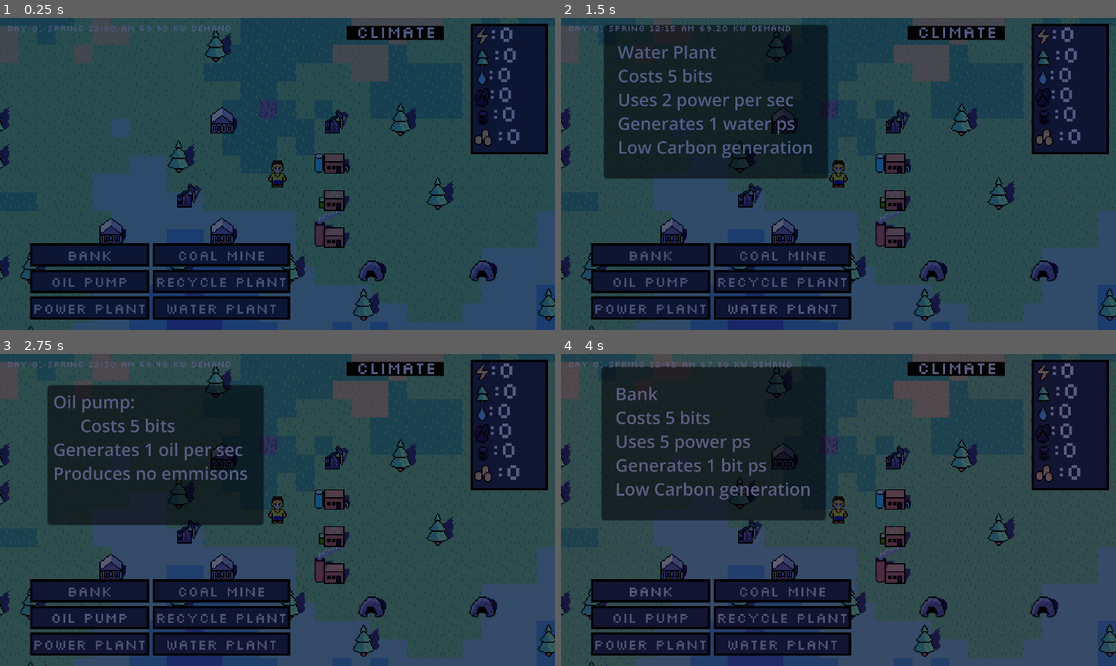
Above: before the commit, frames 1-4 (two rows, left to right).
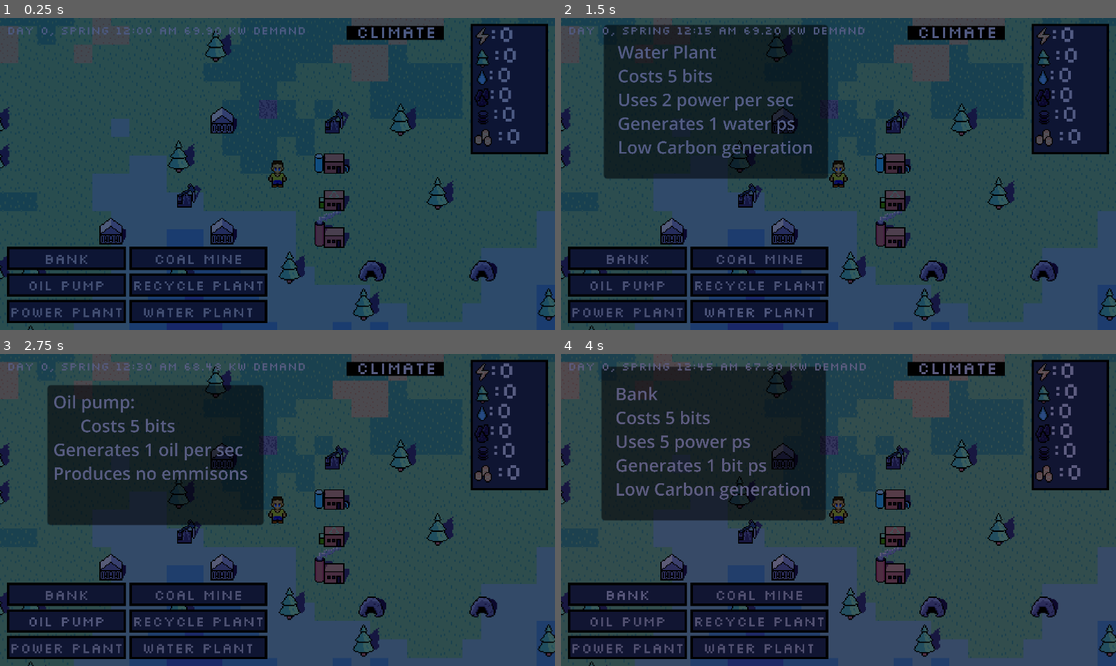
Above: after the commit, the same moments.

Repository: AdrianTheFrog/SMathHacks-Reasource-Conservation-Project
Game: Godot game, scene res://main scene.tscn
The game is run twice, just before and just after one commit, with the same random seed, the same clock (stepped at 60 frames per second) and the same inputs.
Inputs:
- Up to frame 1 (0.25 s): no input
- Up to frame 2 (1.5 s): click "Power Plant" at 0.5 s; click "Water Plant" at 1.25 s
- Up to frame 3 (2.75 s): click "Oil Pump" at 2 s
- Up to frame 4 (4 s): click "Recycle Plant" at 2.75 s; click "Bank" at 3.5 s

The runs differ from the first frame. In frame 1, 8.9% of the frame differs, in the area x 1-55%, y 2-98%; in frame 2, 9.0%; in frame 3, 9.0%; in frame 4, 9.0%.

Commit message:
move buttons

Diff:
--- a/main scene.tscn
+++ b/main scene.tscn
@@ -89,15 +89,15 @@
 unique_name_in_owner = true
 offset_left = 24.0
 offset_top = 15.0
-offset_right = 323.0
-offset_bottom = 35.0
-theme_override_fonts/font = ExtResource("17_dsinh")
-theme_override_font_sizes/font_size = 30
+offset_right = 748.0
+offset_bottom = 54.0
+theme_override_fonts/font = ExtResource("17_dsinh")
+theme_override_font_sizes/font_size = 40
 text = "Day 0, Spring 12:00 AM, 70 Kilowatts"
 script = ExtResource("10_5bt7y")
 
 [node name="Camera2D" type="Camera2D" parent="."]
-zoom = Vector2(3, 3)
+zoom = Vector2(4, 4)
 script = ExtResource("4_e6nis")
 
 [node name="Panel" type="Panel" parent="Camera2D"]
@@ -139,10 +139,10 @@
 
 [node name="Powerplantbutton" type="Button" parent="Camera2D"]
 texture_filter = 1
-offset_left = -214.0
-offset_top = 106.0
-offset_right = 1846.0
-offset_bottom = 507.0
+offset_left = -234.0
+offset_top = 109.0
+offset_right = 1826.0
+offset_bottom = 510.0
 scale = Vector2(0.05, 0.05)
 theme = ExtResource("15_07nre")
 theme_override_font_sizes/font_size = 250
@@ -150,10 +150,10 @@
 
 [node name="Waterpumpbutton" type="Button" parent="Camera2D"]
 texture_filter = 1
-offset_left = -108.0
-offset_top = 106.0
-offset_right = 2272.0
-offset_bottom = 507.0
+offset_left = -128.0
+offset_top = 109.0
+offset_right = 2252.0
+offset_bottom = 510.0
 scale = Vector2(0.05, 0.05)
 theme = ExtResource("15_07nre")
 theme_override_font_sizes/font_size = 250
@@ -161,10 +161,10 @@
 
 [node name="Oilpumpbutton" type="Button" parent="Camera2D"]
 texture_filter = 1
-offset_left = -214.0
-offset_top = 83.0
-offset_right = 1846.0
-offset_bottom = 484.0
+offset_left = -234.0
+offset_top = 86.0
+offset_right = 1826.0
+offset_bottom = 487.0
 scale = Vector2(0.05, 0.05)
 theme = ExtResource("15_07nre")
 theme_override_font_sizes/font_size = 250
@@ -172,10 +172,10 @@
 
 [node name="Recyclebutton" type="Button" parent="Camera2D"]
 texture_filter = 1
-offset_left = -108.0
-offset_top = 83.0
-offset_right = 2272.0
-offset_bottom = 484.0
+offset_left = -128.0
+offset_top = 86.0
+offset_right = 2252.0
+offset_bottom = 487.0
 scale = Vector2(0.05, 0.05)
 theme = ExtResource("15_07nre")
 theme_override_font_sizes/font_size = 250
@@ -183,10 +183,10 @@
 
 [node name="Bankbutton" type="Button" parent="Camera2D"]
 texture_filter = 1
-offset_left = -214.0
-offset_top = 60.0
-offset_right = 1846.0
-offset_bottom = 461.0
+offset_left = -234.0
+offset_top = 63.0
+offset_right = 1826.0
+offset_bottom = 464.0
 scale = Vector2(0.05, 0.05)
 theme = ExtResource("15_07nre")
 theme_override_font_sizes/font_size = 250
@@ -194,10 +194,10 @@
 
 [node name="Coalminebutton" type="Button" parent="Camera2D"]
 texture_filter = 1
-offset_left = -108.0
-offset_top = 60.0
-offset_right = 2272.0
-offset_bottom = 461.0
+offset_left = -128.0
+offset_top = 63.0
+offset_right = 2252.0
+offset_bottom = 464.0
 scale = Vector2(0.05, 0.05)
 theme = ExtResource("15_07nre")
 theme_override_font_sizes/font_size = 250
